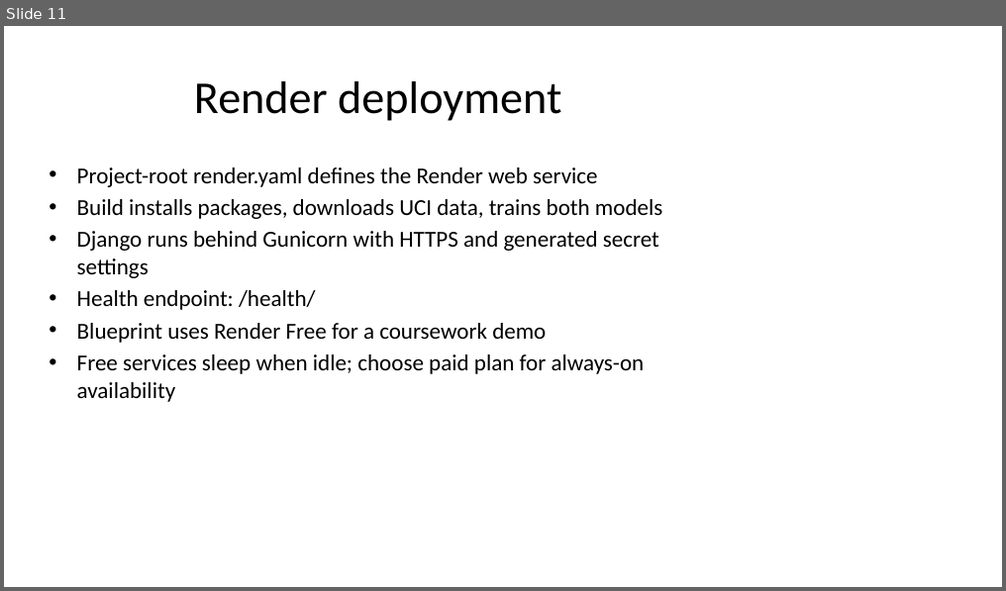
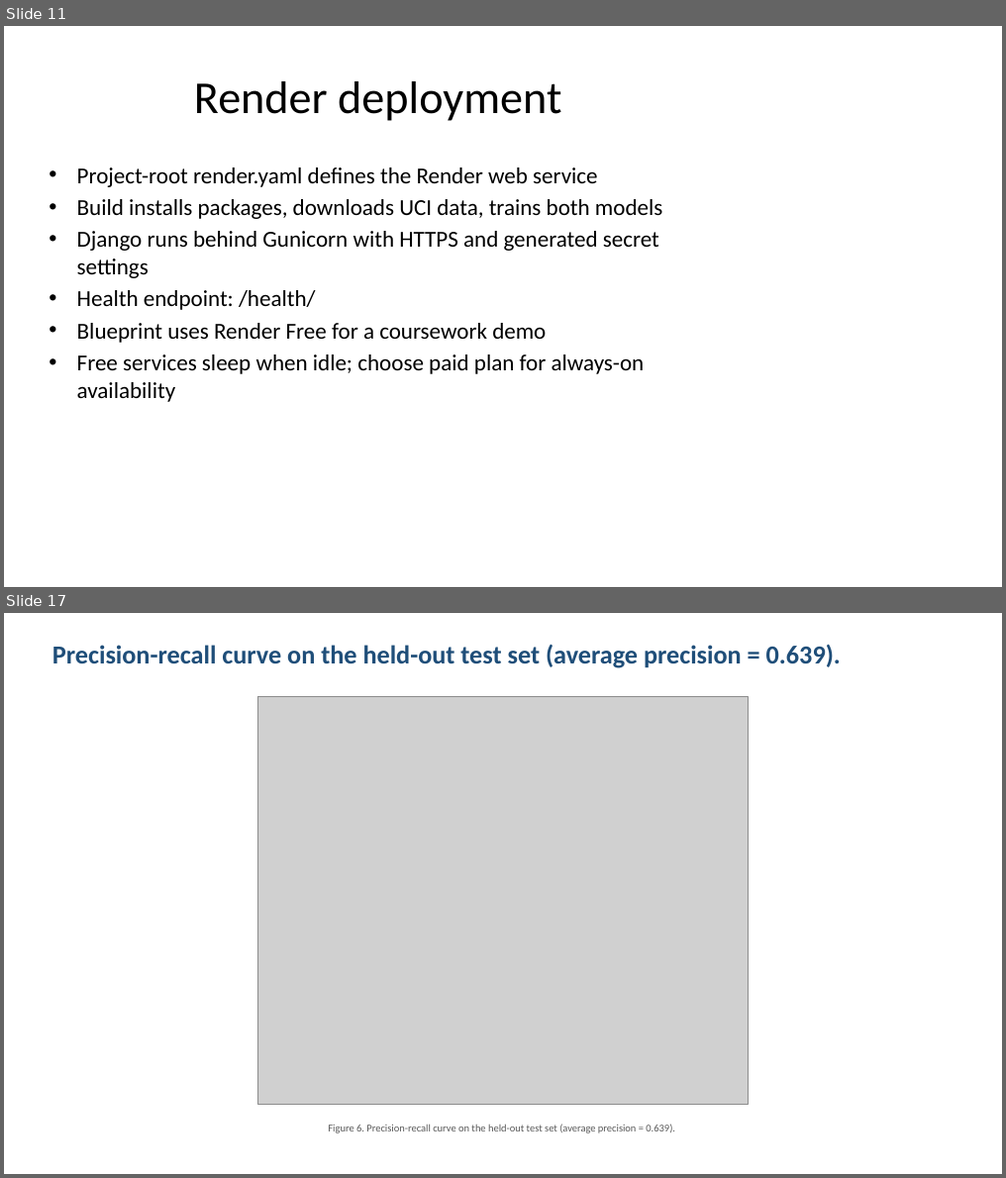
Before and after one commit to killshot-0/Online-shopping-purchase-prediction-and-Air-quality-estimation, a slide deck: outputs/ML_Process_Presentation.pptx. Shown one above the other, each under a label of ours: slide 11 before the commit, slides 11 and 17 after it; the slides between them are not shown. The pictures are 1006x591 and 1006x1178 pixels, drawn with LibreOffice and Linux fonts; fonts in the diff are those of the drawing; grey boxes stand for pictures. Boxes give left, top, right and bottom in pixels: in the first picture for what was removed or moved away, otherwise in the second. Text is boxed around its words. In the diff, an @@ line names an element or a change of style, - is before the commit and + after.

```diff
--- a/outputs/ML_Process_Presentation.pptx
+++ b/outputs/ML_Process_Presentation.pptx
@@ slide 17 added at (x1=4, y1=613, x2=1002, y2=1174), background #FFFFFF @@
@@ text added at (x1=53, y1=644, x2=841, y2=668), 25 pt, text #1F4E79, bold @@
+Precision-recall curve on the held-out test set (average precision = 0.639).
@@ picture added at (x1=258, y1=697, x2=748, y2=1105) @@
@@ text added at (x1=328, y1=1124, x2=675, y2=1134), 10 pt, text #5A5A5A @@
+Figure 6. Precision-recall curve on the held-out test set (average precision = 0.639).
```
Also in this commit, not shown: 2 slides changed, 7 other slides added, 10 other files.
